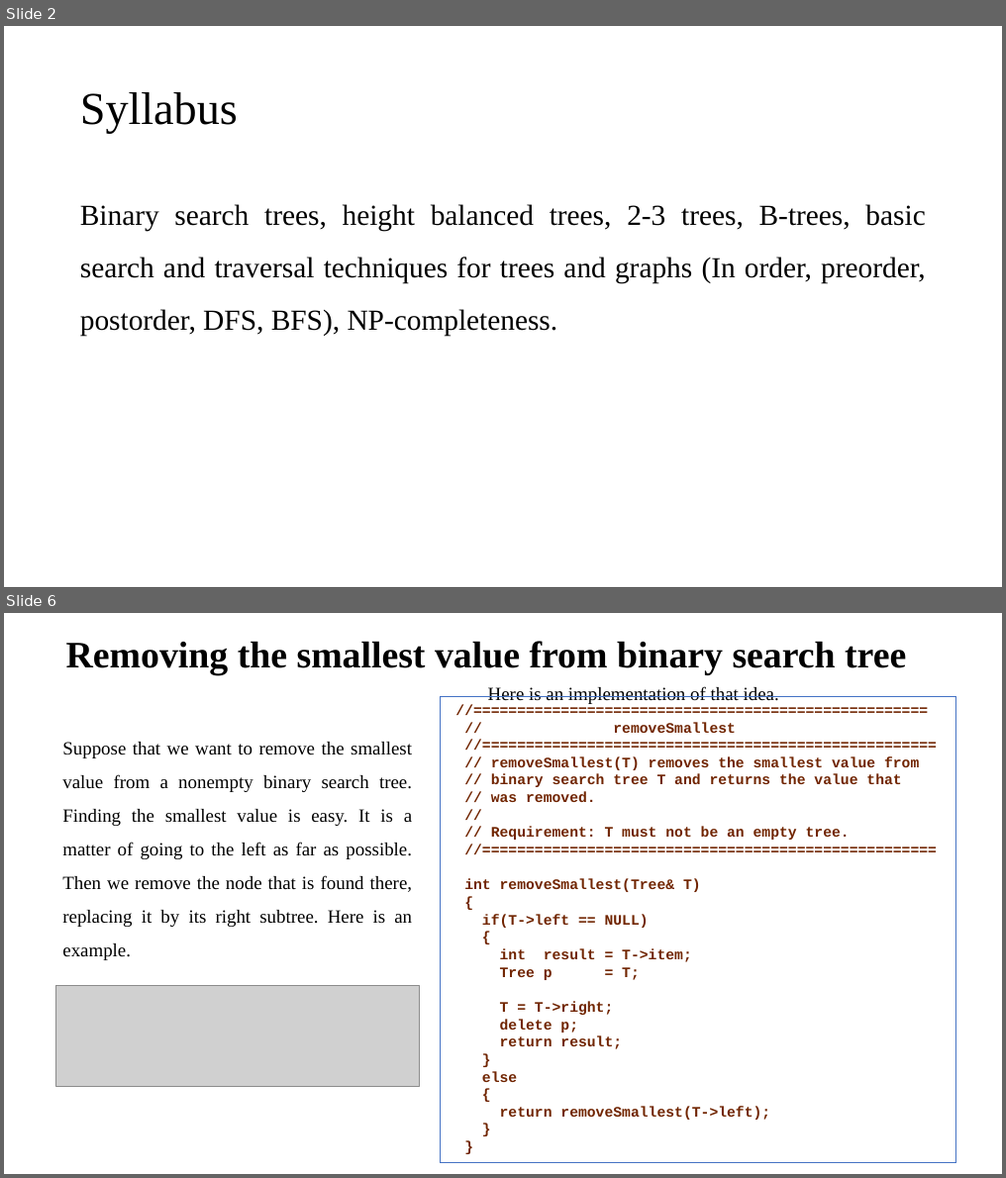
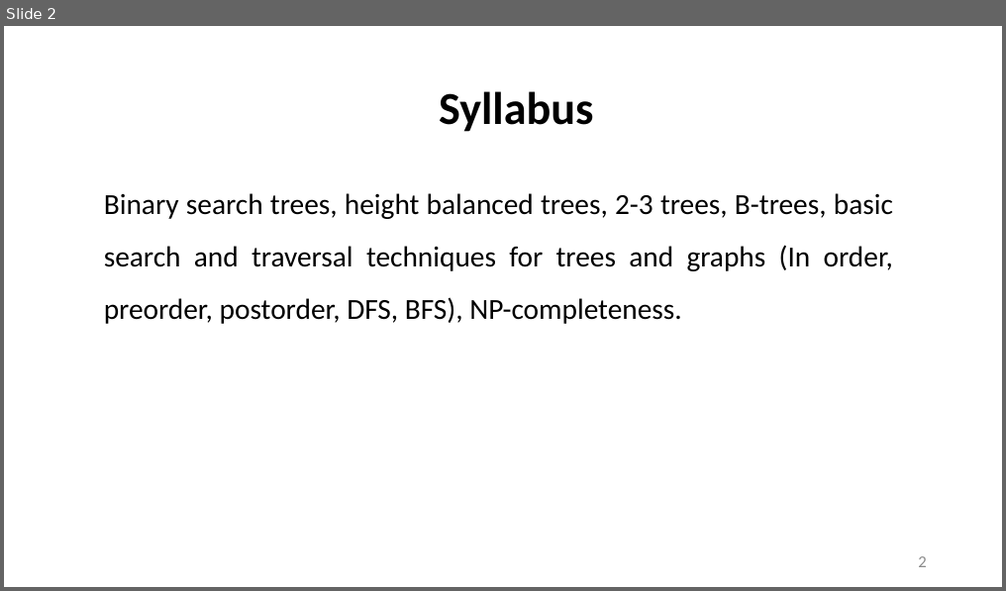
Before and after one commit to dayanandyadav205/CS-402-ADA, a slide deck: PPT_Notes/Unit-5_CS-402_ADA/Unit-5_CS-402_ADA.pptx. Shown one above the other, each under a label of ours: slides 2 and 6 before the commit, slide 2 after it; the slides between them are not shown. The pictures are 1006x1178 and 1006x591 pixels, drawn with LibreOffice and Linux fonts; fonts in the diff are those of the drawing; grey boxes stand for pictures. Boxes give left, top, right and bottom in pixels: in the first picture for what was removed or moved away, otherwise in the second. Text is boxed around its words. In the diff, an @@ line names an element or a change of style, - is before the commit and + after.

```diff
--- a/PPT_Notes/Unit-5_CS-402_ADA/Unit-5_CS-402_ADA.pptx
+++ b/PPT_Notes/Unit-5_CS-402_ADA/Unit-5_CS-402_ADA.pptx
@@ slide 6 removed at box(4, 613, 1002, 1174), background #FFFFFF @@
@@ title removed at box(66, 641, 906, 675) @@
-Removing the smallest value from binary search tree
@@ rectangle removed at box(440, 697, 955, 1163) @@
-//====================================================
-// removeSmallest
-//====================================================
-// removeSmallest(T) removes the smallest value from
-// binary search tree T and returns the value that
-// was removed.
-//
-// Requirement: T must not be an empty tree.
-//====================================================
-int removeSmallest(Tree& T)
-{
-if(T->left == NULL)
-{
-int result = T->item;
-Tree p = T;
-T = T->right;
-delete p;
-return result;
-}
-else
-{
-return removeSmallest(T->left);
-}
-}
@@ text removed at box(488, 686, 779, 704) @@
-Here is an implementation of that idea.
@@ text removed at box(62, 742, 412, 960) @@
-Suppose that we want to remove the smallest value from a nonempty binary search tree. Finding the smallest value is easy. It is a matter of going to the left as far as possible. Then we remove the node that is found there, replacing it by its right subtree. Here is an example.
@@ picture removed at box(55, 986, 420, 1086) @@
@@ slide 2 changed as well @@
@@ title "Syllabus": place and size @@
-title "Syllabus" at box(80, 92, 238, 134)
+title "Syllabus" at box(439, 91, 593, 132)
@@ title "Syllabus" at box(439, 91, 593, 132): font Times New Roman to Calibri, bold on; alignment left to centre @@
@@ text "Binary search trees, height balanced ...": place and size @@
-text "Binary search trees, height balanced ..." at box(80, 204, 926, 336)
+text "Binary search trees, height balanced ..." at box(104, 193, 893, 324)
@@ text "Binary search trees, height balanced ..." at box(104, 193, 893, 324): font Times New Roman to Calibri @@
@@ page number added at box(918, 557, 926, 568), 16 pt, text #8C8C8C @@
+2
```
Also in this commit, not shown: 12 other slides changed, 30 slides added, 19 other slides removed, 13 other files.
